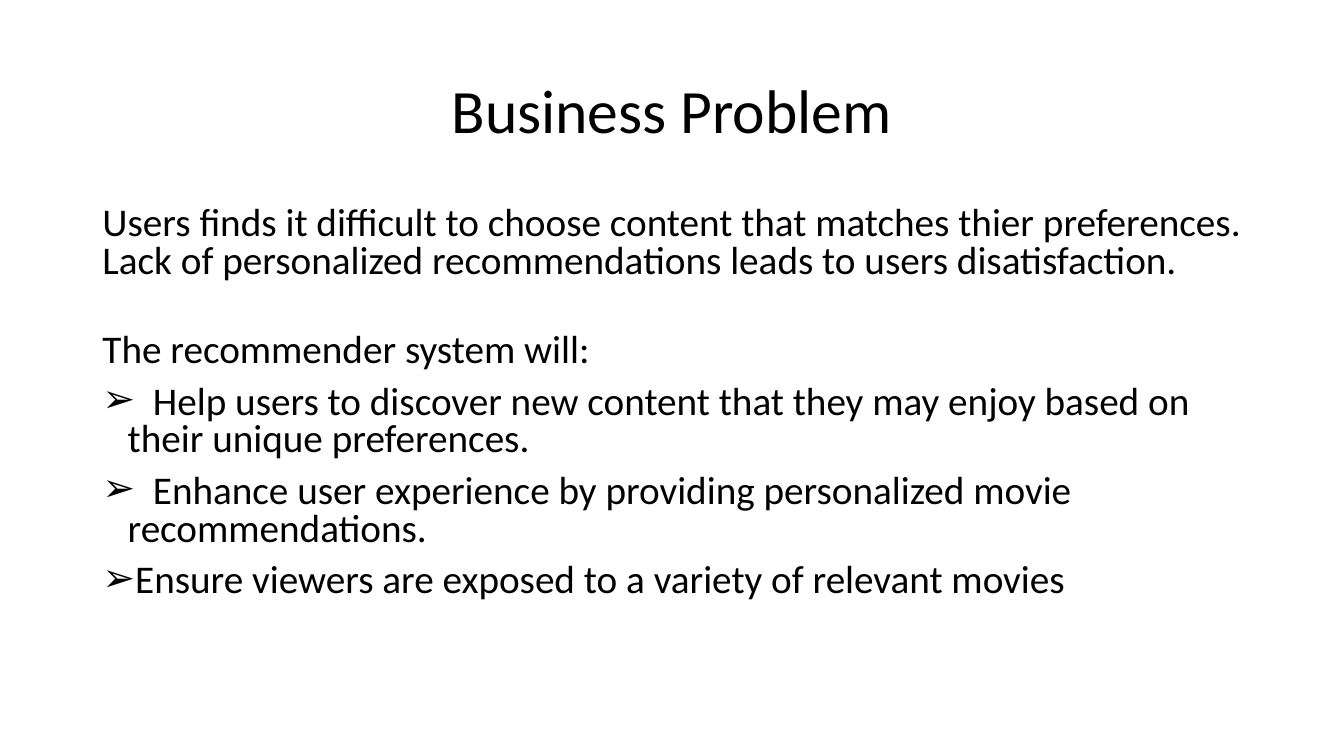
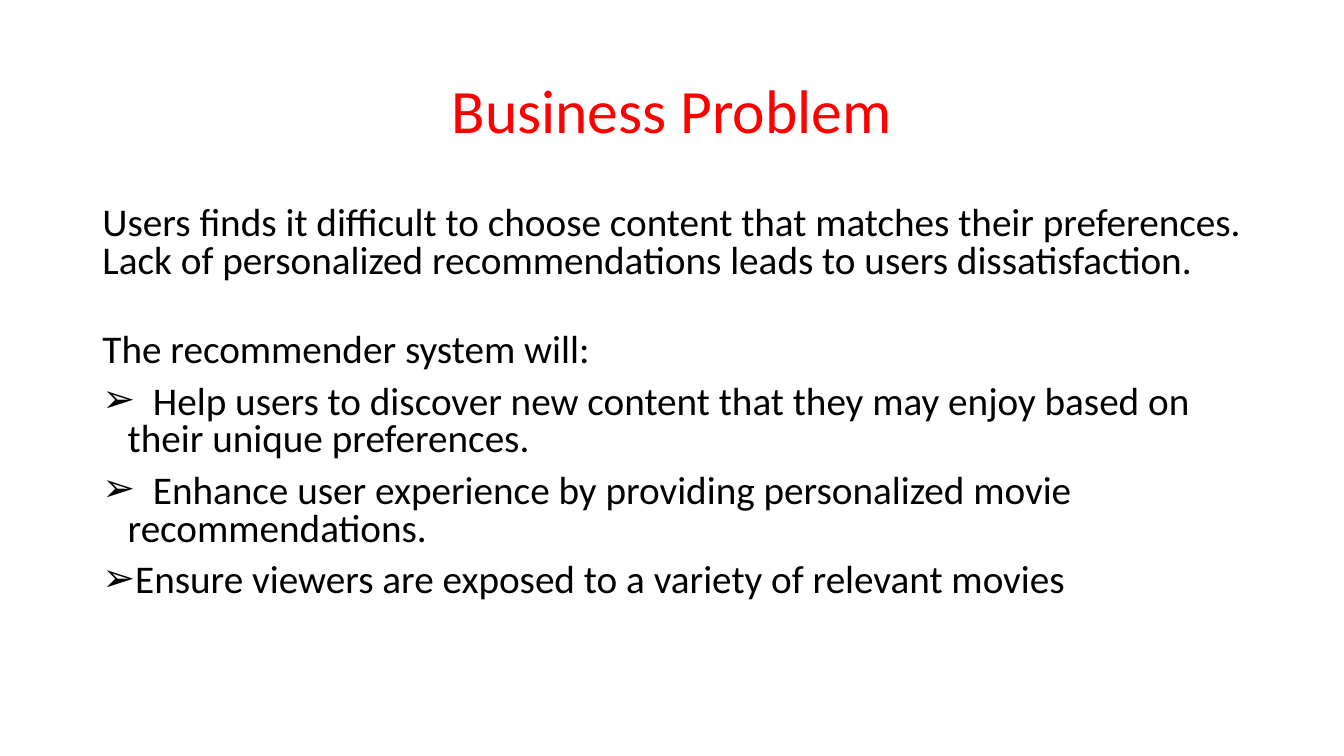
Before and after one commit to Mash-bot/Movie-Recommender-system, a slide deck: slide 3 of presentation.pptx. Drawn at 1344x756 pixels with LibreOffice and Linux fonts; fonts in the diff are those of the drawing; background and template pictures are left out. Boxes give left, top, right and bottom in pixels: in the first picture for what was removed or moved away, otherwise in the second. Text is boxed around its words. In the diff, an @@ line names an element or a change of style, - is before the commit and + after.

```diff
--- a/presentation.pptx
+++ b/presentation.pptx
@@ title "Business Problem" at <box>452,90,892,134</box>: text colour #000000 to #FF0000 @@
@@ text at <box>102,208,1241,281</box>: text changed @@
-Users finds it difficult to choose content that matches thier preferences. Lack of personalized recommendations leads to users disatisfaction.
+Users finds it difficult to choose content that matches their preferences. Lack of personalized recommendations leads to users dissatisfaction.
```
Also in this commit, not shown: 6 other slides changed, 7 slides added, 1 slide removed, 2 other files.
